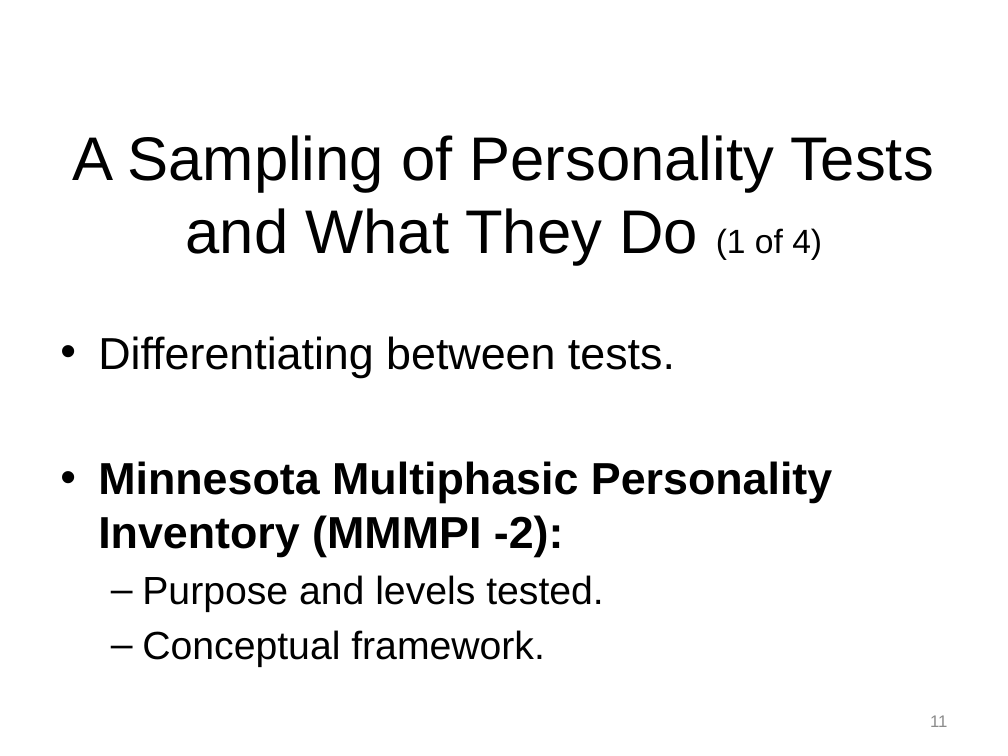
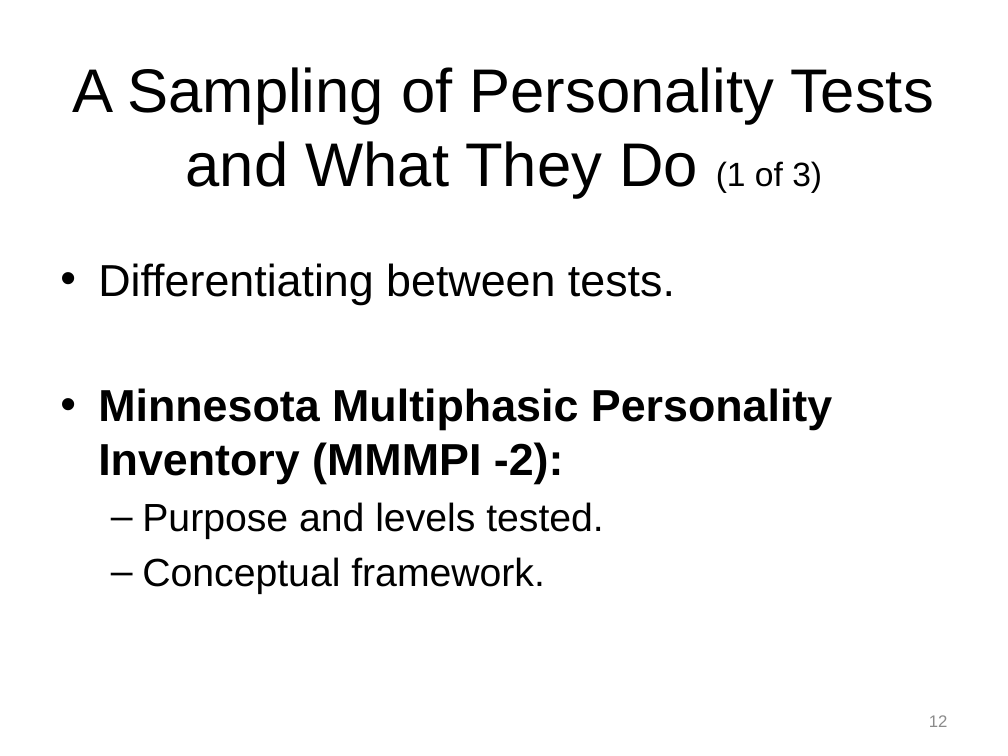
Before and after one commit to npm27/Teaching-Materials, a slide deck: slide 12 of Tests and Eval/Fall 26/Slides/10 Chapter 10.pptx (slide 11 before the commit). Drawn at 1008x756 pixels with LibreOffice and Linux fonts; fonts in the diff are those of the drawing. Boxes give left, top, right and bottom in pixels: in the first picture for what was removed or moved away, otherwise in the second. Text is boxed around its words. In the diff, an @@ line names an element or a change of style, - is before the commit and + after.

```diff
--- a/Tests and Eval/Fall 26/Slides/10 Chapter 10.pptx
+++ b/Tests and Eval/Fall 26/Slides/10 Chapter 10.pptx
@@ title at bbox=[73, 67, 934, 198]: text changed @@
-A Sampling of Personality Tests and What They Do (1 of 4)
+A Sampling of Personality Tests and What They Do (1 of 3)
@@ text "Differentiating between tests.": place and size @@
-text "Differentiating between tests." at bbox=[98, 336, 832, 667]
+text "Differentiating between tests." at bbox=[98, 263, 832, 594]
@@ page number at bbox=[929, 715, 948, 727]: text changed @@
-11
+12
```
Also in this commit, not shown: 5 other slides changed, 6 slides added, 2 slides removed, 1 other file.
